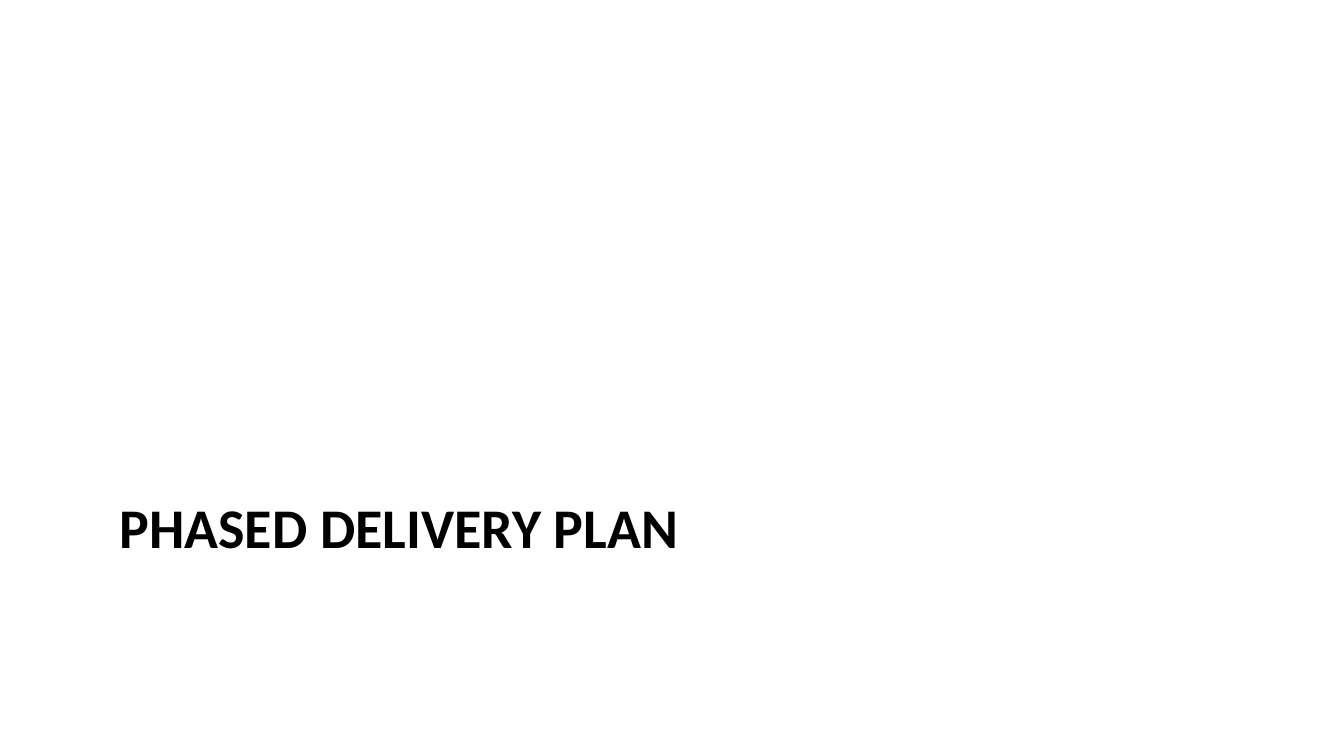
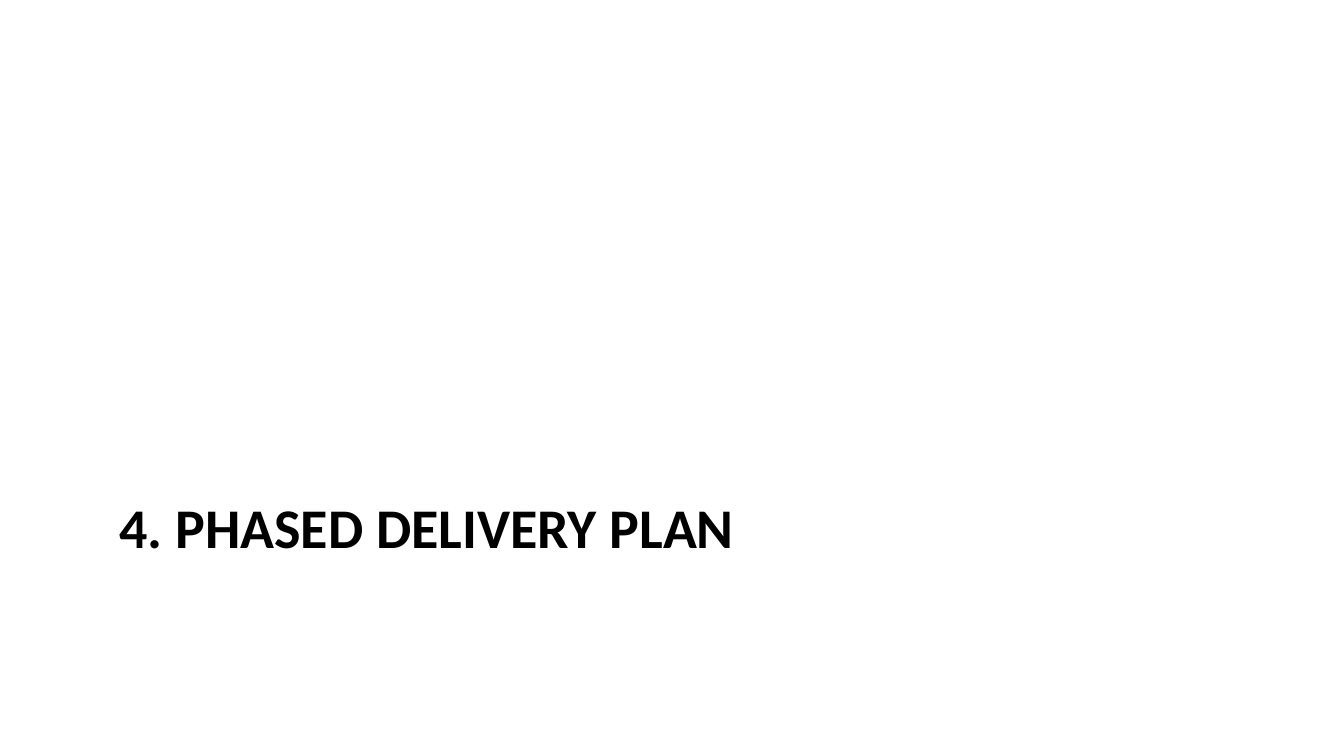
Before and after one commit to igor-kan/quarto-writing, a slide deck: slide 13 of posts/aurora_internal_ai_assistant_proposal_slides.pptx. Drawn at 1344x756 pixels with LibreOffice and Linux fonts; fonts in the diff are those of the drawing. Boxes give left, top, right and bottom in pixels: in the first picture for what was removed or moved away, otherwise in the second. Text is boxed around its words. In the diff, an @@ line names an element or a change of style, - is before the commit and + after.

```diff
--- a/posts/aurora_internal_ai_assistant_proposal_slides.pptx
+++ b/posts/aurora_internal_ai_assistant_proposal_slides.pptx
@@ title at [120,511,734,549]: text changed @@
-PHASED DELIVERY PLAN
+4. PHASED DELIVERY PLAN
```
Also in this commit, not shown: 20 other slides changed.
